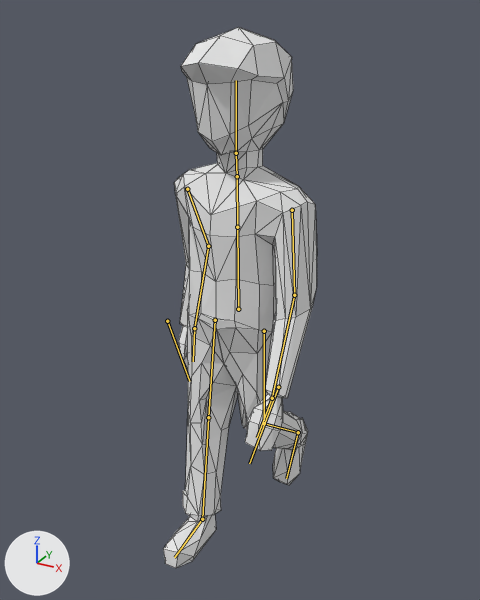
An edit to the Blender file Model_Textures_Anim/manny_8.blend, drawn before and after from the same camera.
The view is the same before and after, from a 50 mm lens placed at (5.1, -9.01, 9.3), pointed at (-0.06, 0.36, 4.62). Lighting does not change. The marker at lower left points along +X, +Y and +Z. Both versions are drawn at frame 25 of the action 'Walk.002'; the numbers are the values there. The bones that bend it are drawn over the model as lines. Mesh edges are drawn as thin lines.
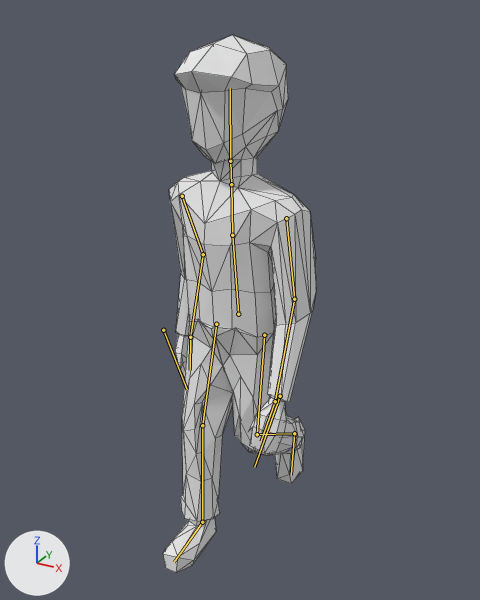
Pixel boxes [x1, y1, x2, y2] of what changed, in the pictures (480 x 600 px):
'Cube', posed
    before: [163, 27, 317, 568]
    after: [163, 35, 316, 573]
bone 'Torso', root to tip
    before: (238, 309) to (237, 227)
    after: (238, 314) to (232, 235)
bone 'Hand.Control.L', root to tip
    before: (278, 387) to (249, 463)
    after: (280, 396) to (254, 467)
bone 'Hand.Control.R', root to tip
    before: (167, 321) to (189, 381)
    after: (163, 330) to (187, 389)

The change in detail:
Bone 'Torso' (bone_torso) moves from (0.0, -0.04, 0.0) to (0.0, -0.1, 0.0).
Bone 'Torso' (bone_torso) turns from (0, 2, 0) to (5, 0, 1) degrees about its own x, y and z.
Bone 'Leg.Control.L' (bone_leg_control_l) moves from (-0.13, -1.31, -0.81) to (-0.13, -1.16, -1.0).
Bone 'Leg.Control.L' (bone_leg_control_l) turns from (52, 0, 0) to (77, 0, 0) degrees about its own x, y and z.
Bone 'Hand.Control.L' (bone_hand_control_l) moves from (0.52, -0.07, 0.8) to (0.45, 0.05, 0.72).
Bone 'Hand.Control.L' (bone_hand_control_l) turns from (38, 63, 56) to (20, 66, 38) degrees about its own x, y and z.
Bone 'Leg.Control.R' (bone_leg_control_r) moves from (0.13, 0.4, 0.03) to (0.13, 0.4, 0.04).
Bone 'Leg.Control.R' (bone_leg_control_r) turns from (0, 0, 0) to (2, 0, 0) degrees about its own x, y and z.
Bone 'Hand.Control.R' (bone_hand_control_r) moves from (-0.24, -0.07, -0.44) to (-0.18, 0.01, -0.36).
Bone 'Hand.Control.R' (bone_hand_control_r) turns from (1, -10, -4) to (0, -10, -3) degrees about its own x, y and z.
